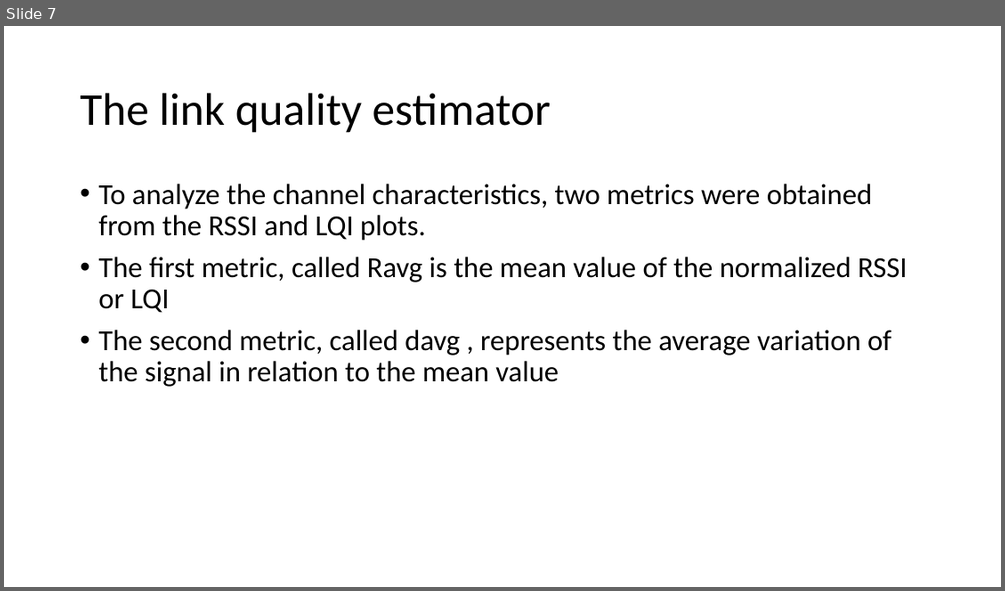
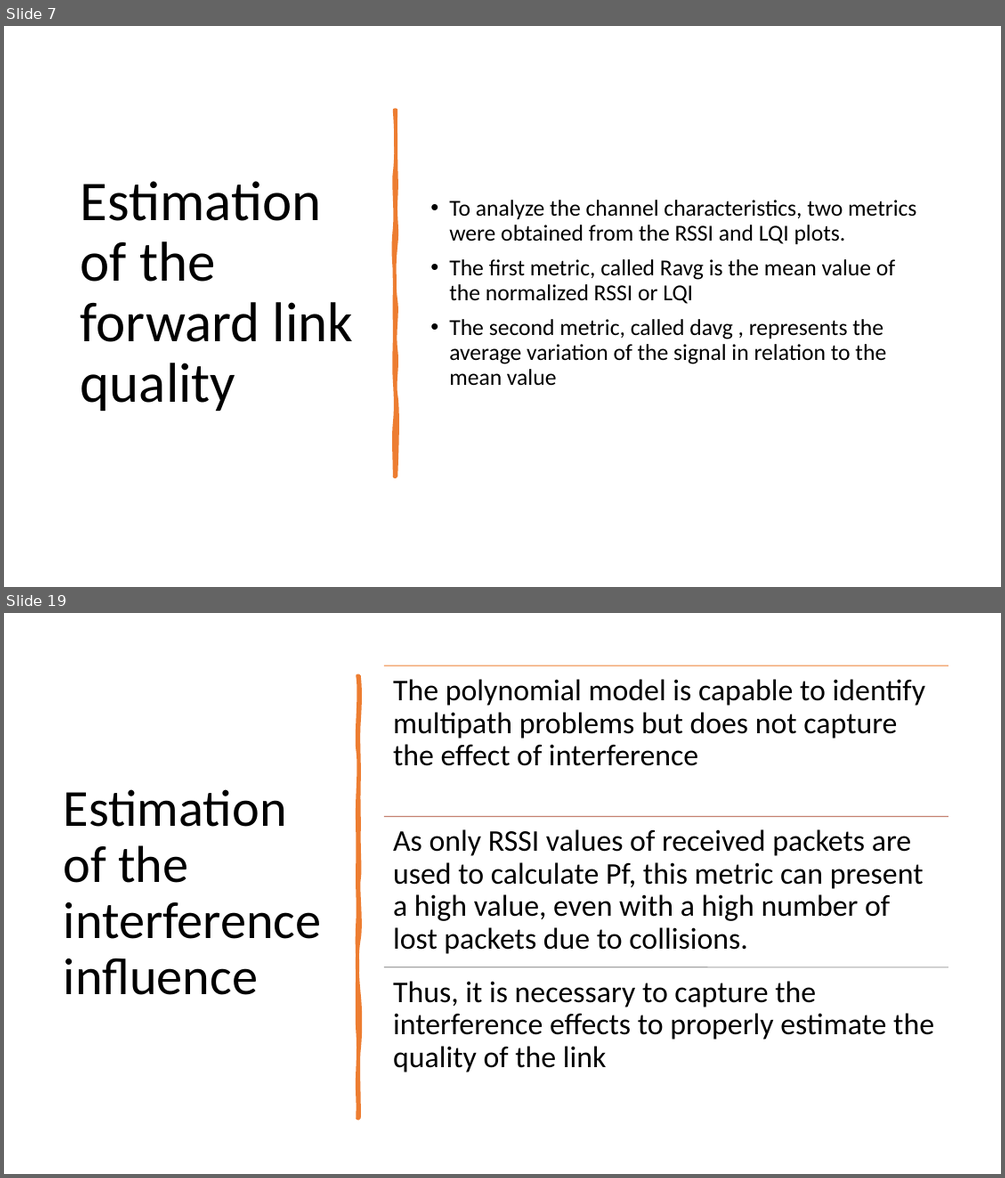
Before and after one commit to huynn8/paper_draft, a slide deck: Real-time link quality estimation for industrial wireless sensor networks using de dicate d nodes.pptx. Shown one above the other, each under a label of ours: slide 7 before the commit, slides 7 and 19 after it; the slides between them are not shown. The pictures are 1005x591 and 1005x1178 pixels, drawn with LibreOffice and Linux fonts; fonts in the diff are those of the drawing. Boxes give left, top, right and bottom in pixels: in the first picture for what was removed or moved away, otherwise in the second. Text is boxed around its words. In the diff, an @@ line names an element or a change of style, - is before the commit and + after.

```diff
--- a/Real-time link quality estimation for industrial wireless sensor networks using de dicate d nodes.pptx
+++ b/Real-time link quality estimation for industrial wireless sensor networks using de dicate d nodes.pptx
@@ slide 19 added at bbox=[4, 613, 1001, 1174], background #FFFFFF @@
@@ freeform shape added at bbox=[357, 676, 359, 1119], fill #ED7D31, outline #ED7D31 3.25 pt @@
@@ title added at bbox=[64, 789, 322, 995], 50 pt, text #000000 @@
+Estimation of the interference influence
@@ group added at bbox=[384, 666, 948, 1072]: 3 lines, 3 texts @@
+The polynomial model is capable to identify multipath problems but does not capture the effect of interference
+As only RSSI values of received packets are used to calculate Pf, this metric can present a high value, even with a high number of lost packets due to collisions.
+Thus, it is necessary to capture the interference effects to properly estimate the quality of the link
@@ slide 7 changed as well @@
@@ text "To analyze the channel characteristics, ...": place and size @@
-text "To analyze the channel characteristics, ..." at bbox=[98, 184, 906, 386]
+text "To analyze the channel characteristics, ..." at bbox=[449, 200, 916, 386]
@@ text "To analyze the channel characteristics, ..." at bbox=[449, 200, 916, 386]: size 28 to 22 pt; vertical alignment top to middle @@
@@ freeform shape added at bbox=[395, 110, 396, 476], fill #ED7D31, outline #ED7D31 3.25 pt @@
@@ title at bbox=[81, 181, 354, 410]: text changed; size 44 to 54 pt @@
-The link quality estimator
+Estimation of the forward link quality
```
Also in this commit, not shown: 7 other slides changed, 21 other slides added, 1 slide removed.
